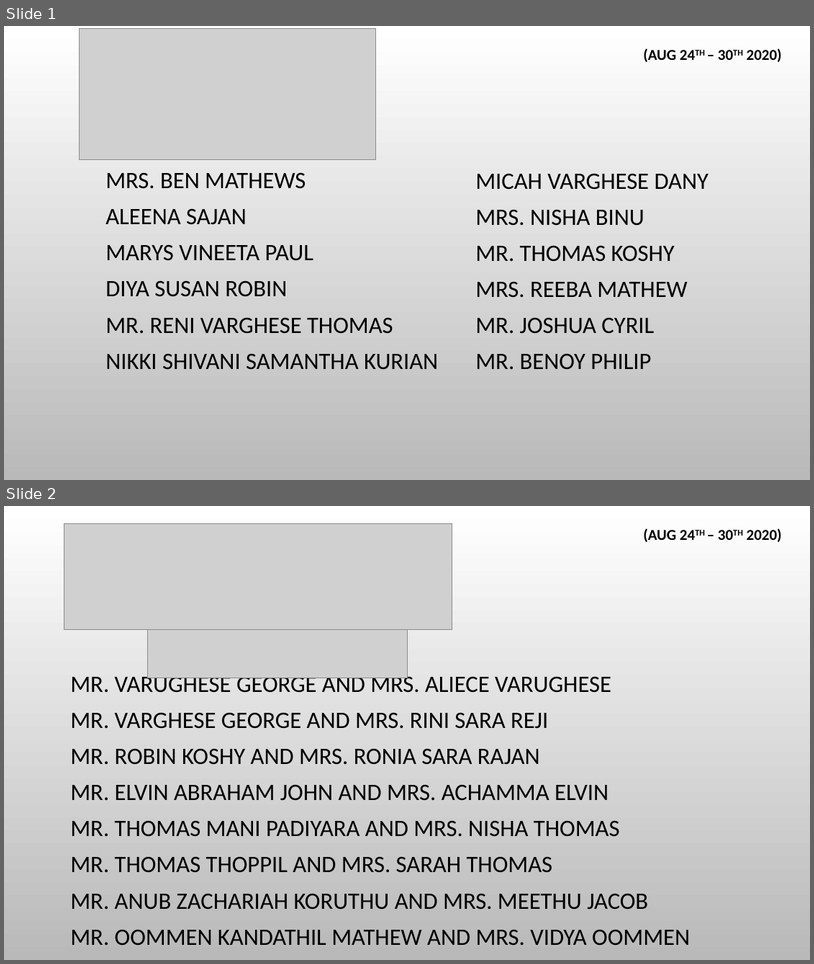
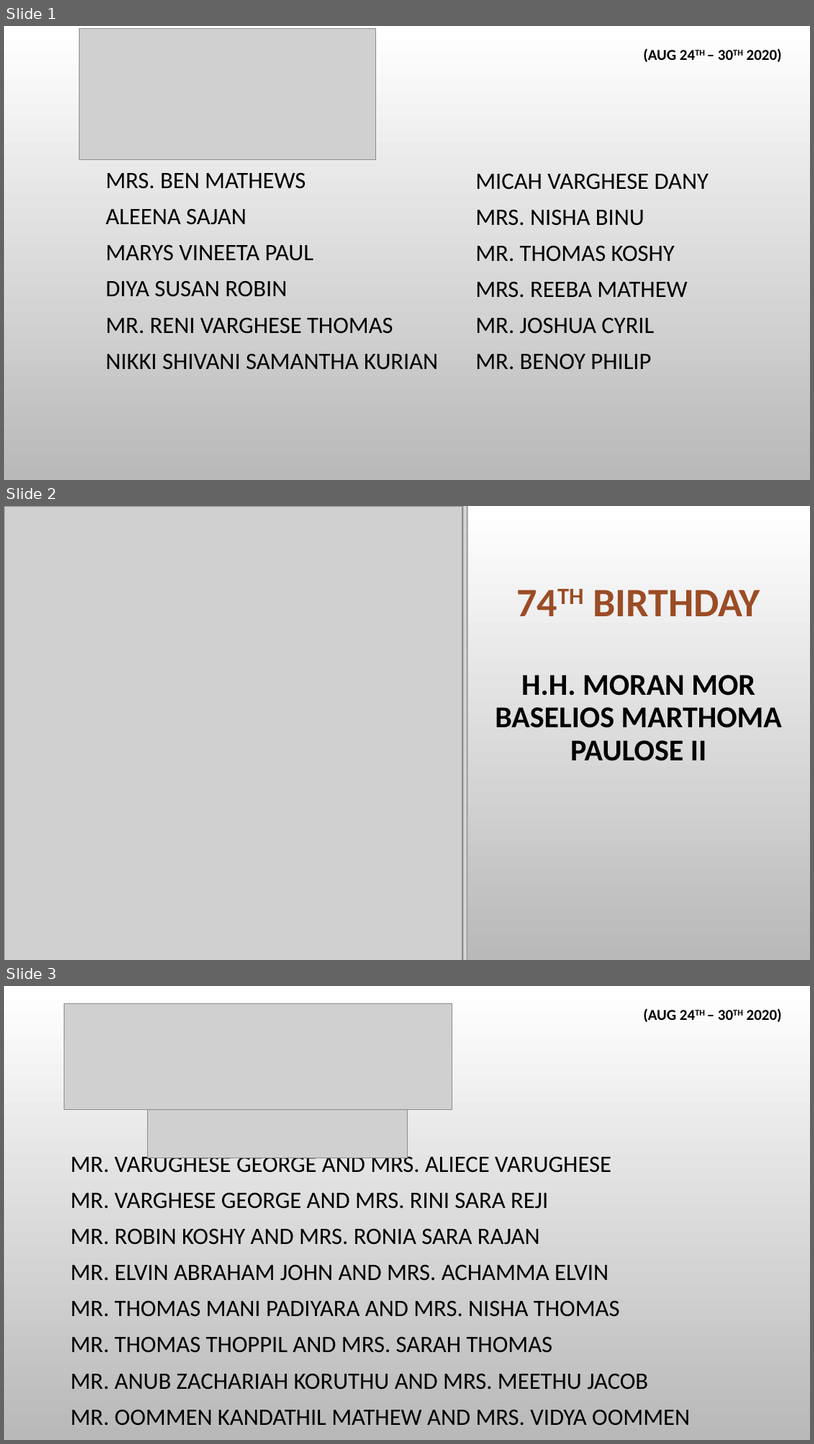
Before and after one commit to stoscsg/openlp-data, a slide deck: stosc_services/PPT/Birthday & Anniversaries.pptx. Shown one above the other, each under a label of ours: slides 1 and 2 before the commit, slides 1, 2 and 3 after it. The pictures are 814x964 and 814x1444 pixels, drawn with LibreOffice and Linux fonts; fonts in the diff are those of the drawing; grey boxes stand for pictures; background and template pictures are left out. Boxes give left, top, right and bottom in pixels: in the first picture for what was removed or moved away, otherwise in the second. Text is boxed around its words. In the diff, an @@ line names an element or a change of style, - is before the commit and + after.

Commit message:
Update Bava Thirumeni Birthday

```diff
--- a/stosc_services/PPT/Birthday & Anniversaries.pptx
+++ b/stosc_services/PPT/Birthday & Anniversaries.pptx
@@ slide 2 added at (4, 506, 810, 960), background picture (left out) @@
@@ picture added at (5, 506, 463, 960) @@
@@ rectangle added at (463, 506, 468, 960), fill gradient #BBBBBB to #8A8A8A to #B5B5B5 to #D5D5D5 to #E6E6E6 @@
@@ text added at (495, 590, 782, 761), 36 pt, text #000000, bold @@
+74TH BIRTHDAY
+H.H. MORAN MOR BASELIOS MARTHOMA PAULOSE II
@@ what was slide 2 is now slide 3 @@
```
Also in this commit, not shown: 1 other file.
